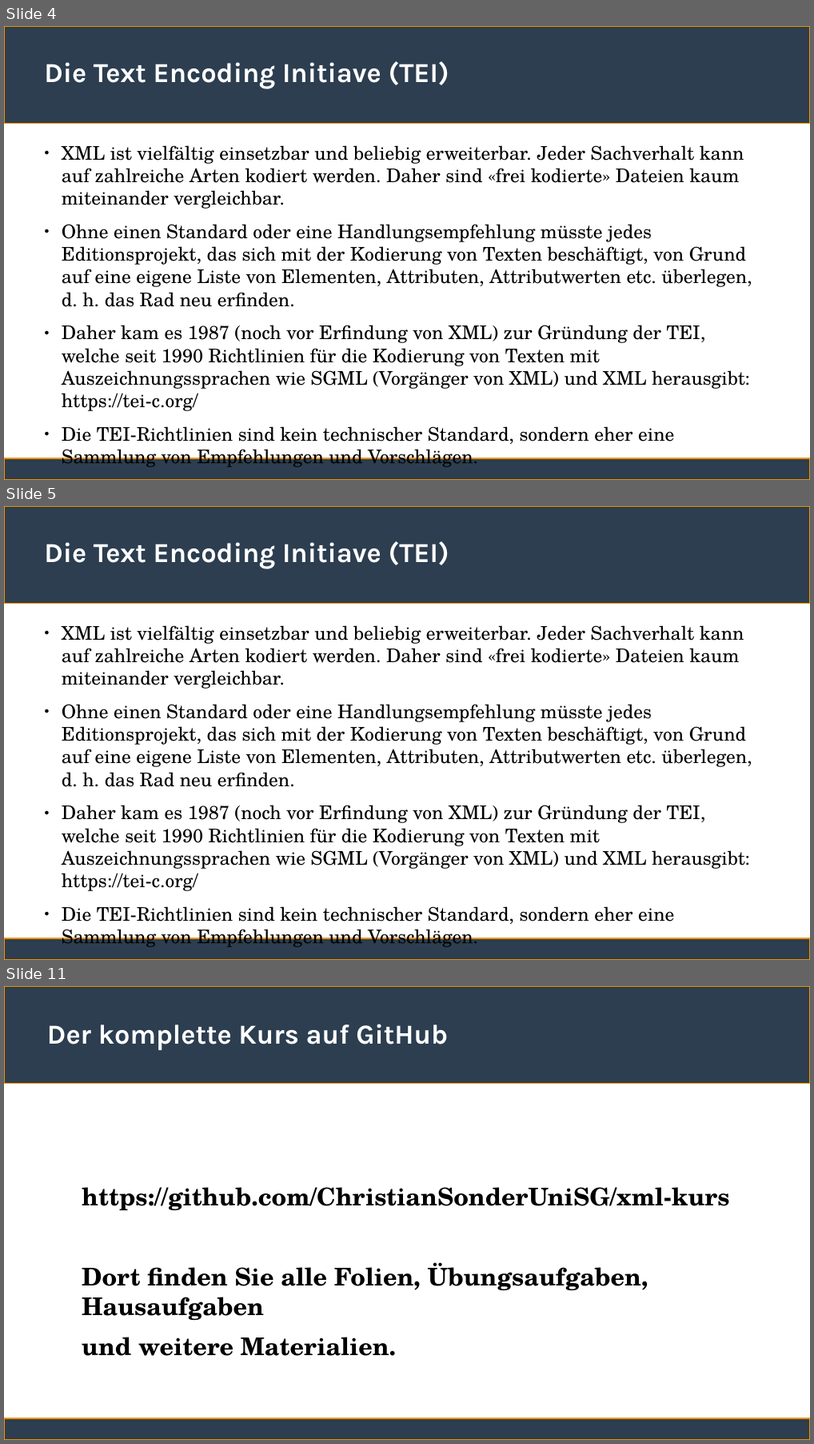
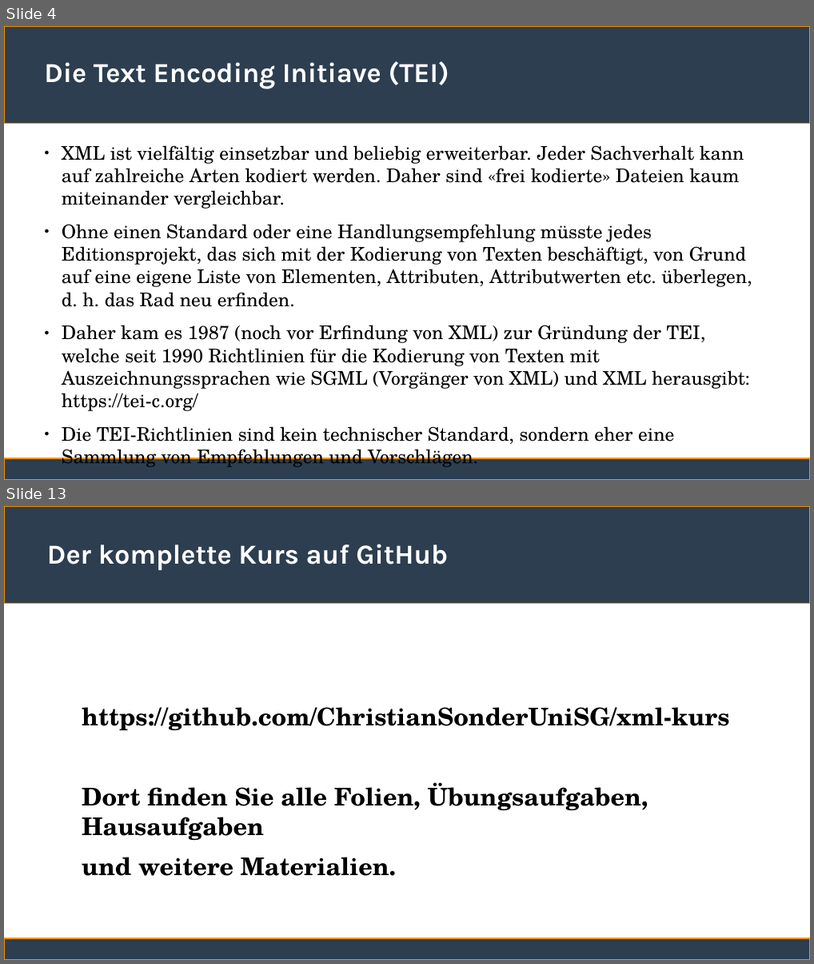
Before and after one commit to ChristianSonderUniSG/xml-kurs, a slide deck: sitzung_3/sitzung_3.odp. Shown one above the other, each under a label of ours: slides 4, 5 and 11 before the commit, slides 4 and 13 after it; the slides between them are not shown. The pictures are 814x1444 and 814x964 pixels, drawn with LibreOffice and Linux fonts; fonts in the diff are those of the drawing. Boxes give left, top, right and bottom in pixels: in the first picture for what was removed or moved away, otherwise in the second. Text is boxed around its words. In the diff, an @@ line names an element or a change of style, - is before the commit and + after.

```diff
--- a/sitzung_3/sitzung_3.odp
+++ b/sitzung_3/sitzung_3.odp
@@ slide 5 removed at <box>4,506,810,960</box>, background #FFFFFF; not listed: 2 template elements that a slide beside it also shows @@
@@ title removed at <box>44,541,450,569</box> @@
-Die Text Encoding Initiave (TEI)
@@ text removed at <box>62,625,752,924</box> @@
-● XML ist vielfältig einsetzbar und beliebig erweiterbar. Jeder Sachverhalt kann auf zahlreiche Arten kodiert werden. Daher sind «frei kodierte» Dateien kaum miteinander vergleichbar.
-● Ohne einen Standard oder eine Handlungsempfehlung müsste jedes Editionsprojekt, das sich mit der Kodierung von Texten beschäftigt, von Grund auf eine eigene Liste von Elementen, Attributen, Attributwerten etc. überlegen, d. h. das Rad neu erfinden.
-● Daher kam es 1987 (noch vor Erfindung von XML) zur Gründung der TEI, welche seit 1990 Richtlinien für die Kodierung von Texten mit Auszeichnungssprachen wie SGML (Vorgänger von XML) und XML herausgibt: https://tei-c.org/
-● Die TEI-Richtlinien sind kein technischer Standard, sondern eher eine Sammlung von Empfehlungen und Vorschlägen.
@@ what was slide 11 is now slide 13 @@
```
Also in this commit, not shown: 5 slides changed, 3 slides added, 1 other file.
